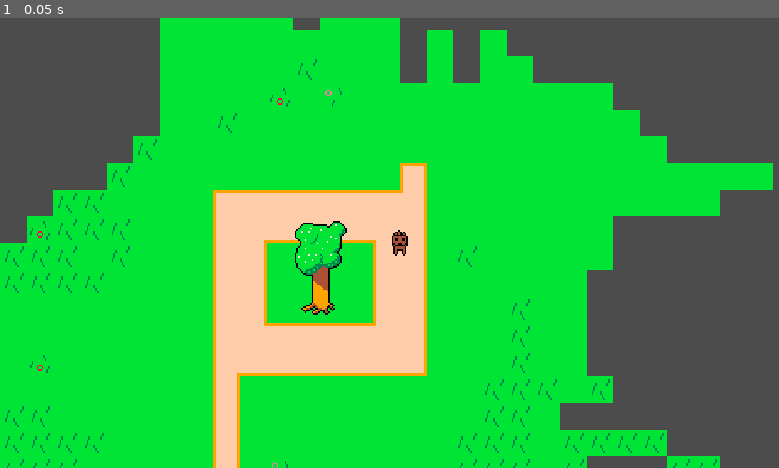
Above: before the commit, frame 1.
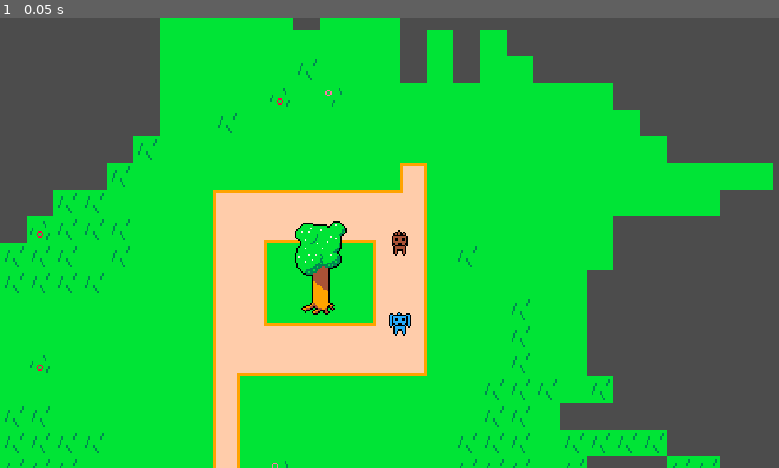
Above: after the commit, the same moment.

Repository: progsource/ggj2021
Game: Godot game, scene res://scenes/TreeVillageTile.tscn
Same seed, same stepped clock (60 frames per second), same inputs: the game is played once before the commit and once after it.
Inputs:
- Up to frame 1 (0.05 s): no input

The runs differ from the first frame. In frame 1, 0.1% of the frame differs, in the area x 49-53%, y 65-71%.

Commit message:
Added pet via factory to test scene

Diff:
--- a/code/scenes/TreeVillageTile.tscn
+++ b/code/scenes/TreeVillageTile.tscn
@@ -1,9 +1,11 @@
-[gd_scene load_steps=3 format=2]
+[gd_scene load_steps=4 format=2]
 
 [ext_resource path="res://assets/gfx/spritesheet.tres" type="TileSet" id=1]
 [ext_resource path="res://scenes/Pet.tscn" type="PackedScene" id=2]
+[ext_resource path="res://scripts/Neighborhood.gd" type="Script" id=3]
 
 [node name="TreeVillageTile" type="Node2D"]
+script = ExtResource( 3 )
 
 [node name="floor" type="TileMap" parent="."]
 tile_set = ExtResource( 1 )
--- /dev/null
+++ b/code/scripts/ActorFactory.gd
@@ -0,0 +1,13 @@
+extends Reference
+
+var actor_packed = load("res://scenes/Pet.tscn")
+
+func create_pet(pet_type : int, pos : Vector2) -> Object:
+	var instance = actor_packed.instance()
+
+	instance.add_component(load("res://scripts/ActorAnimationComponent.gd").new())
+	instance.position = pos
+	instance.get_node("Sprite").texture = load("res://assets/gfx/%s" % GLOBAL.PetImageMap[pet_type])
+	instance.add_to_group("pets")
+
+	return instance
--- a/code/scripts/GLOBAL.gd
+++ b/code/scripts/GLOBAL.gd
@@ -6,13 +6,28 @@
 	Cat2,
 	Cat3,
 	Cat4,
+	Dog0,
 	Dog1,
 	Dog2,
 	Dog3,
 	Dog4,
 }
 
+const PetImageMap = {
+	PetType.Cat0 : "cat0.png",
+	PetType.Cat1 : "cat1.png",
+	PetType.Cat2 : "cat2.png",
+	PetType.Cat3 : "cat3.png",
+	PetType.Cat4 : "cat4.png",
+	PetType.Dog0 : "dog0.png",
+	PetType.Dog1 : "dog1.png",
+	PetType.Dog2 : "dog2.png",
+	PetType.Dog3 : "dog3.png",
+	PetType.Dog4 : "dog4.png",
+}
+
 var rng : RandomNumberGenerator
+var actor_factory = load("res://scripts/ActorFactory.gd").new()
 
 func _ready():
 	rng = RandomNumberGenerator.new()
--- /dev/null
+++ b/code/scripts/Neighborhood.gd
@@ -0,0 +1,6 @@
+extends Node2D
+
+
+func _ready():
+	var pet = GLOBAL.actor_factory.create_pet(GLOBAL.PetType.Dog0, Vector2(0,48))
+	$objects.add_child(pet)
